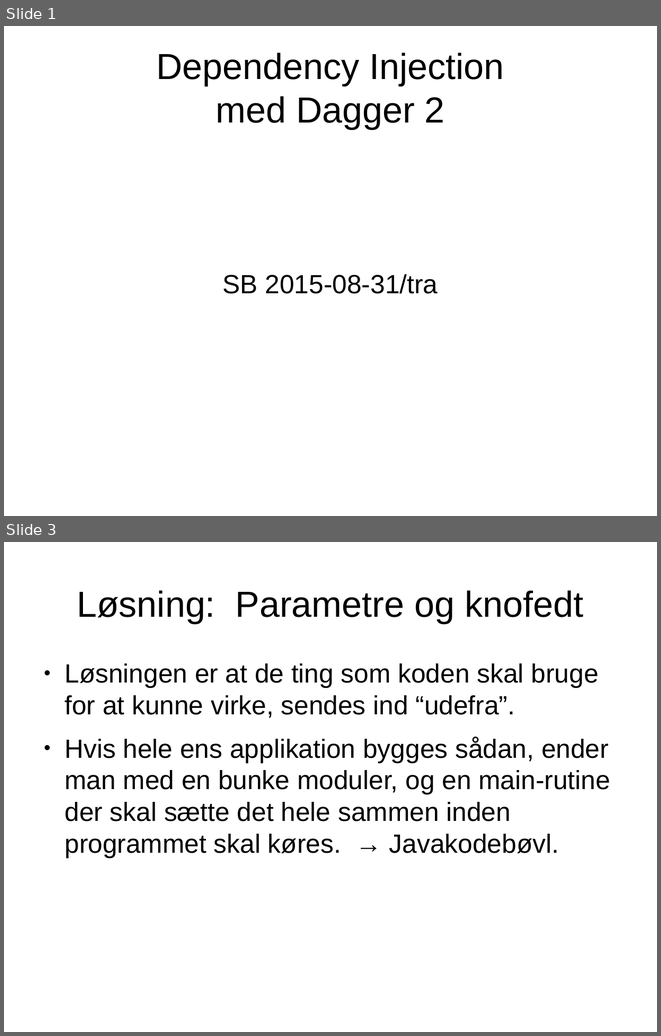
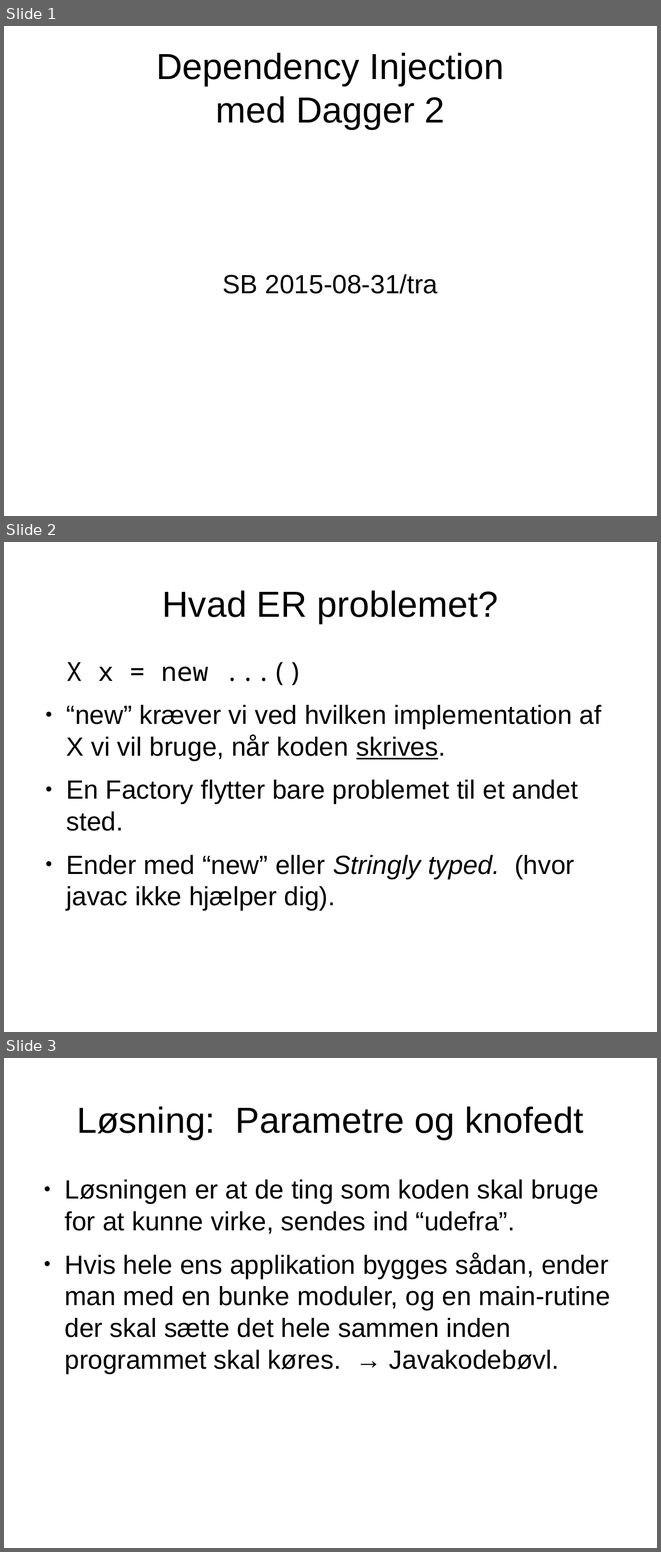
Before and after one commit to ravn/junta-dagger-demo-examples, a slide deck: Dependency Injection med Dagger 2.odp. Shown one above the other, each under a label of ours: slides 1 and 3 before the commit, slides 1, 2 and 3 after it; the slides between them are not shown. The pictures are 661x1036 and 661x1552 pixels, drawn with LibreOffice and Linux fonts; fonts in the diff are those of the drawing. Boxes give left, top, right and bottom in pixels: in the first picture for what was removed or moved away, otherwise in the second. Text is boxed around its words. In the diff, an @@ line names an element or a change of style, - is before the commit and + after.

```diff
--- a/Dependency Injection med Dagger 2.odp
+++ b/Dependency Injection med Dagger 2.odp
@@ slide 2 added at bbox=[4, 542, 657, 1032], background #FFFFFF @@
@@ title added at bbox=[162, 590, 498, 623], 44 pt, text #000000 @@
+Hvad ER problemet?
@@ text added at bbox=[67, 662, 601, 910], 32 pt, text #000000 @@
+X x = new ...()
+● “new” kræver vi ved hvilken implementation af X vi vil bruge, når koden skrives.
+● En Factory flytter bare problemet til et andet sted.
+● Ender med “new” eller Stringly typed. (hvor javac ikke hjælper dig).
```
Also in this commit, not shown: 7 slides changed, 6 other slides added, 2 slides removed, 1 other file.
